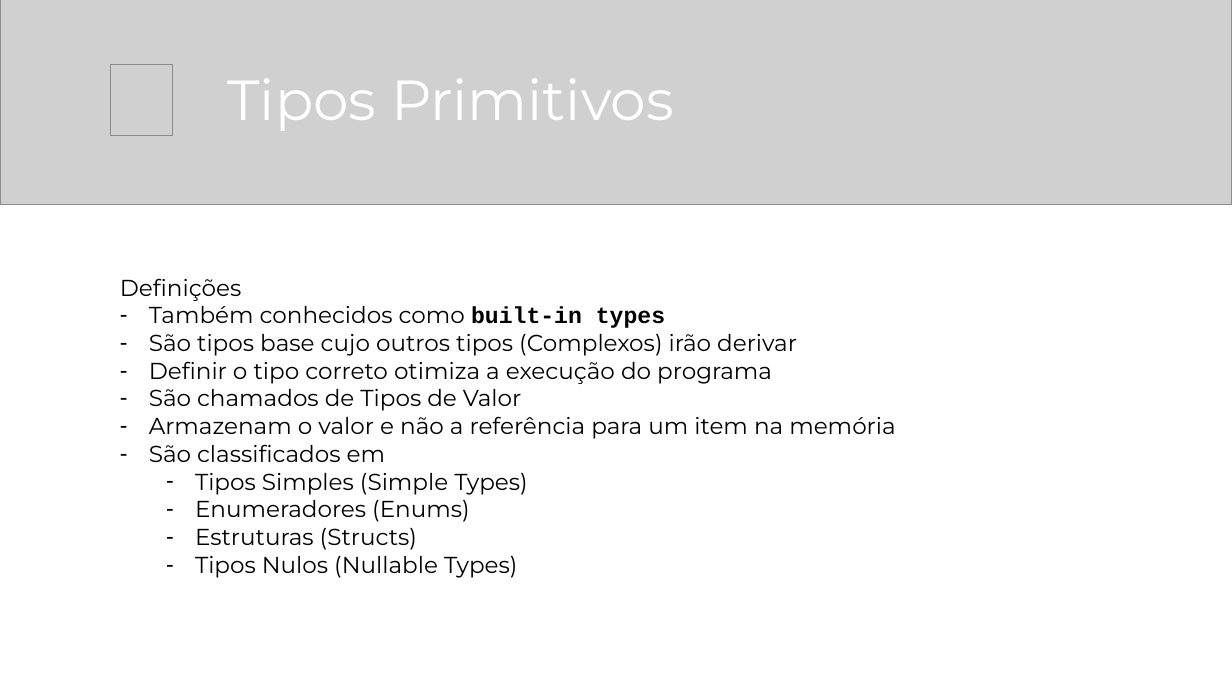
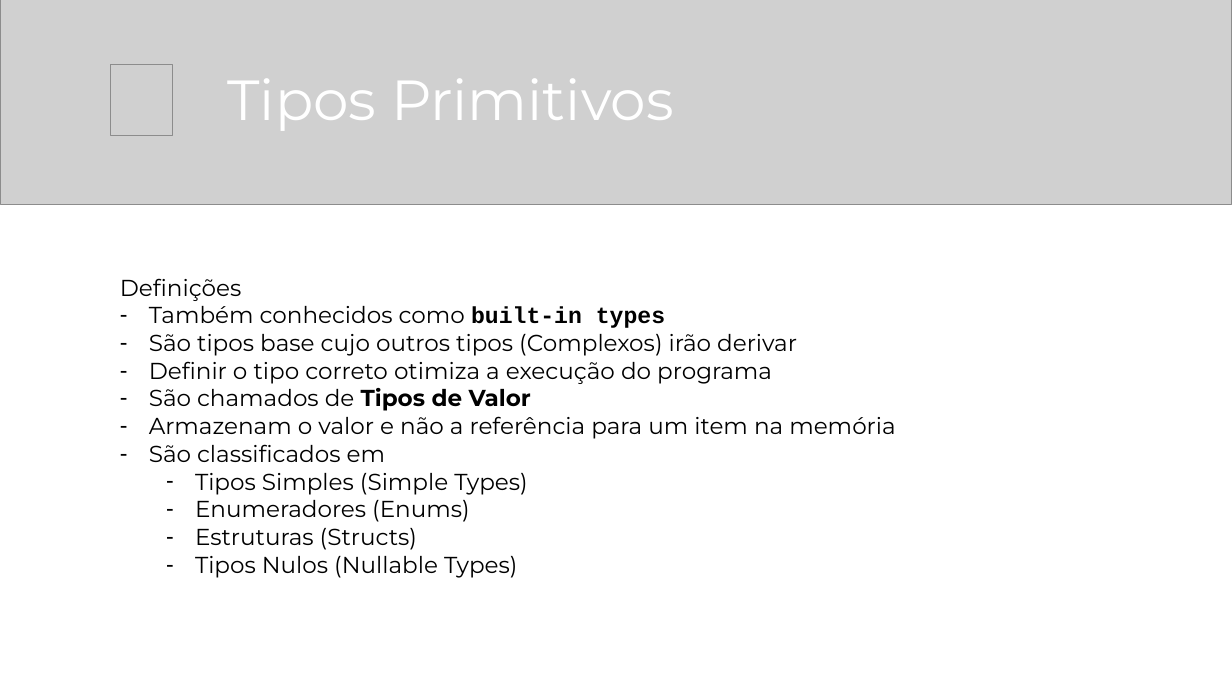
Before and after one commit to balta-io/2801, a slide deck: slide 27 of material-apoio/Modulo 5 - Linguagem de Programacao/2801 - Modulo 5 - Linguagem de Programacao.pptx. Drawn at 1232x693 pixels with LibreOffice and Linux fonts; fonts in the diff are those of the drawing; grey boxes stand for pictures; background and template pictures are left out. Boxes give left, top, right and bottom in pixels: in the first picture for what was removed or moved away, otherwise in the second. Text is boxed around its words. In the diff, an @@ line names an element or a change of style, - is before the commit and + after.

```diff
--- a/material-apoio/Modulo 5 - Linguagem de Programacao/2801 - Modulo 5 - Linguagem de Programacao.pptx
+++ b/material-apoio/Modulo 5 - Linguagem de Programacao/2801 - Modulo 5 - Linguagem de Programacao.pptx
@@ text at [149, 388, 531, 411]: bold on in "Tipos de Valor" @@
```
Also in this commit, not shown: 8 other slides changed, 51 slides added.
